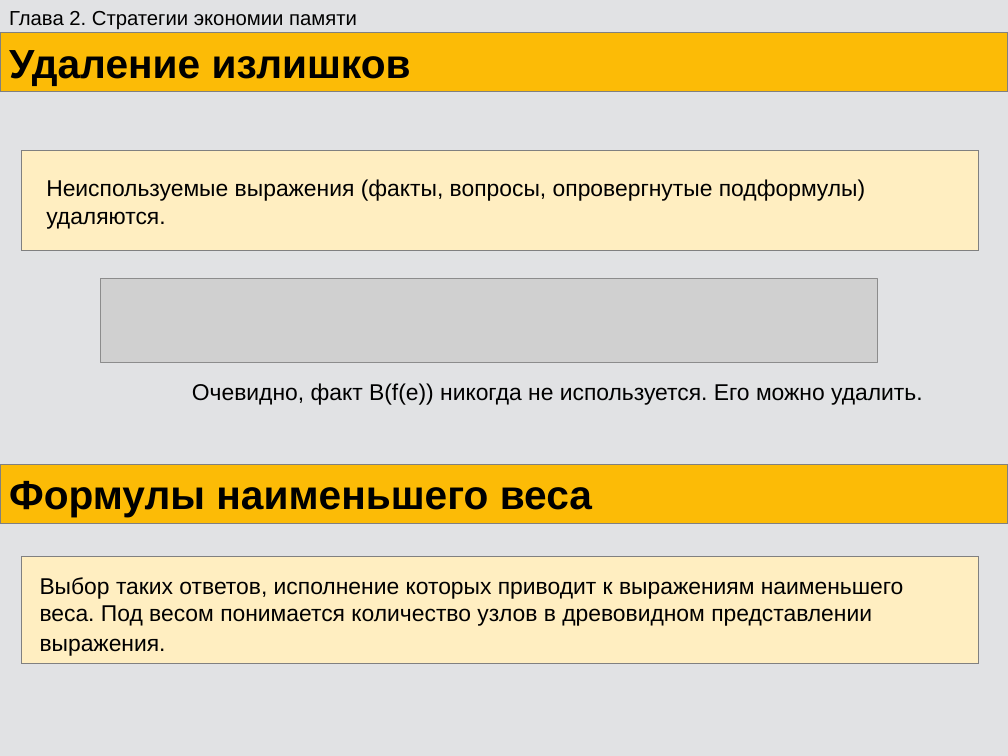
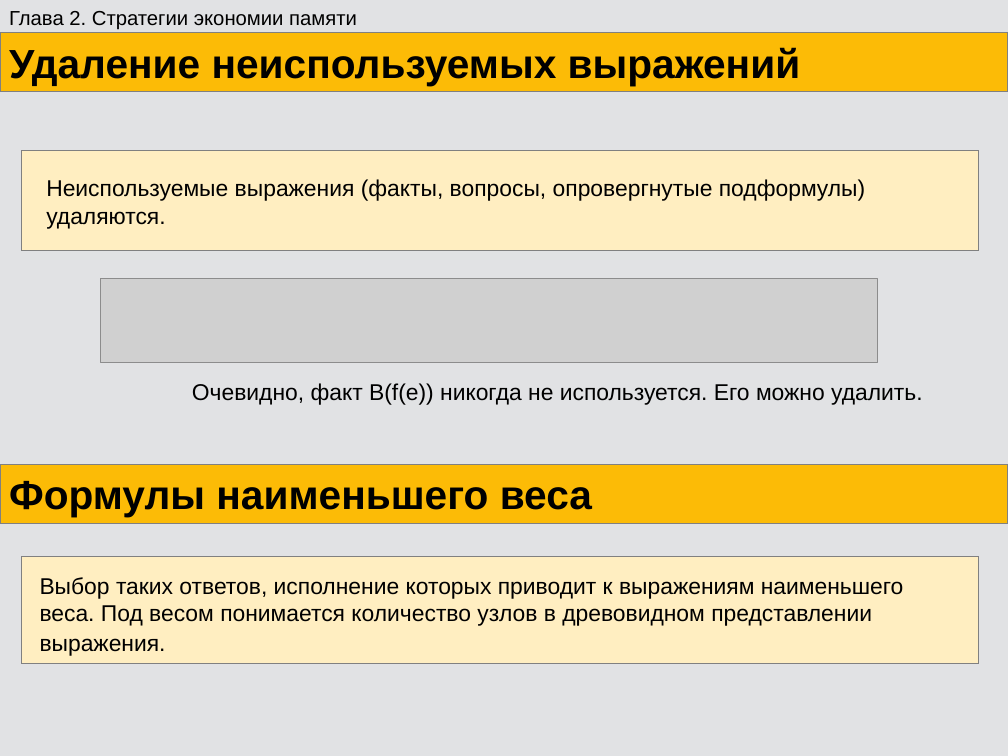
Before and after one commit to eugeneai/prisnif, a slide deck: slide 27 of brick/pres/pacman.odp (slide 26 before the commit). Drawn at 1008x756 pixels with LibreOffice and Linux fonts; fonts in the diff are those of the drawing; grey boxes stand for pictures. Boxes give left, top, right and bottom in pixels: in the first picture for what was removed or moved away, otherwise in the second. Text is boxed around its words. In the diff, an @@ line names an element or a change of style, - is before the commit and + after.

```diff
--- a/brick/pres/pacman.odp
+++ b/brick/pres/pacman.odp
@@ text in rectangle at (x1=9, y1=47, x2=801, y2=85): text changed @@
-Удаление излишков
+Удаление неиспользуемых выражений
```
Also in this commit, not shown: 18 other slides changed, 3 slides added, 13 other files.
